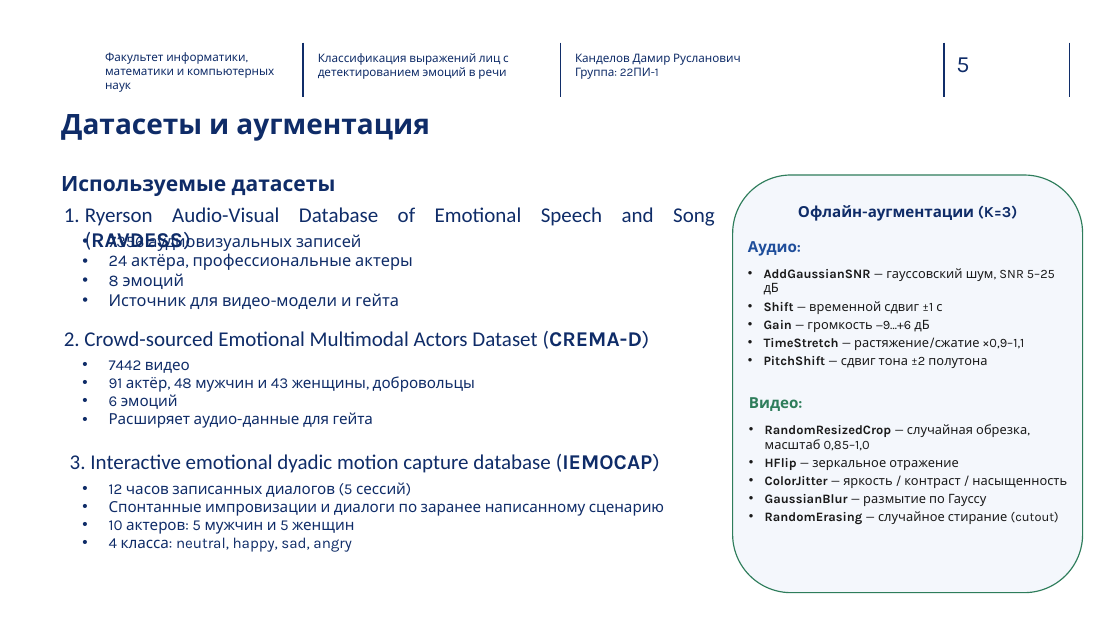
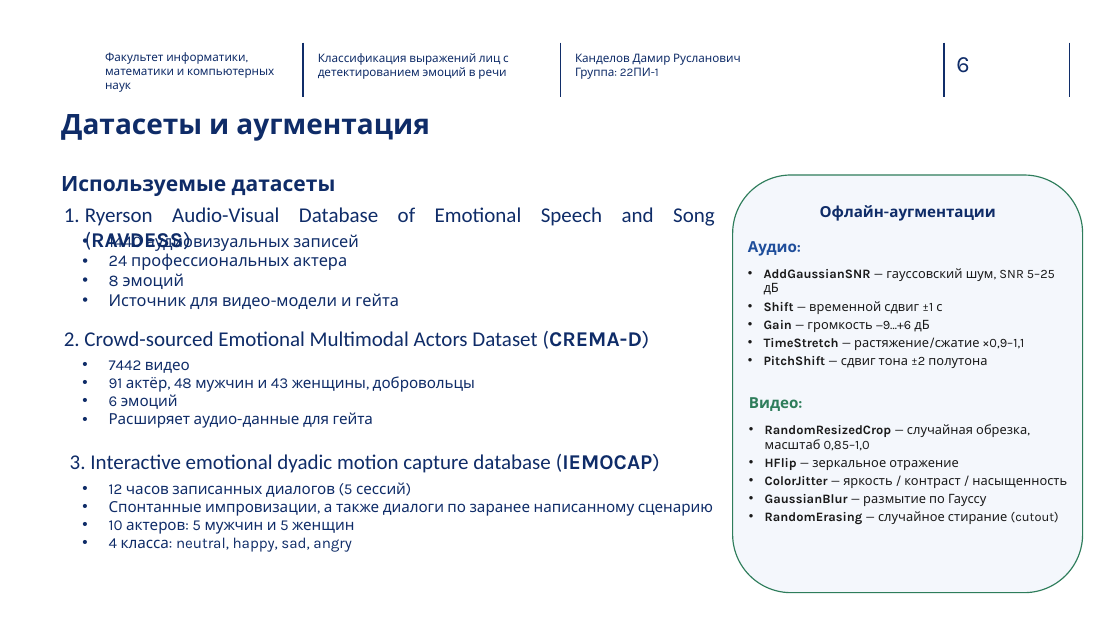
Before and after one commit to Kaparya/Classification-of-Facial-Expressions, a slide deck: slide 6 of Diploma_presentation.pptx (slide 5 before the commit). Drawn at 1120x630 pixels with LibreOffice and Linux fonts; fonts in the diff are those of the drawing; background and template pictures are left out. Boxes give left, top, right and bottom in pixels: in the first picture for what was removed or moved away, otherwise in the second. Text is boxed around its words. In the diff, an @@ line names an element or a change of style, - is before the commit and + after.

```diff
--- a/Diploma_presentation.pptx
+++ b/Diploma_presentation.pptx
@@ page number at (956,57,969,73): text changed @@
-5
+6
@@ text at (820,205,995,221): text changed @@
-Офлайн-аугментации (K=3)
+Офлайн-аугментации
@@ text at (109,232,399,309): text changed @@
-• 7356 аудиовизуальных записей
-• 24 актёра, профессиональные актеры
-  8 эмоций
-  Источник для видео-модели и гейта
+• 1440 аудиовизуальных записей
+• 24 профессиональных актера
+  8 эмоций
+  Источник для видео-модели и гейта
@@ text at (109,501,713,516): text changed @@
-• Спонтанные импровизации и диалоги по заранее написанному сценарию
+• Спонтанные импровизации, а также диалоги по заранее написанному сценарию
```
Also in this commit, not shown: 9 other slides changed, 1 slide added, 2 other files.
